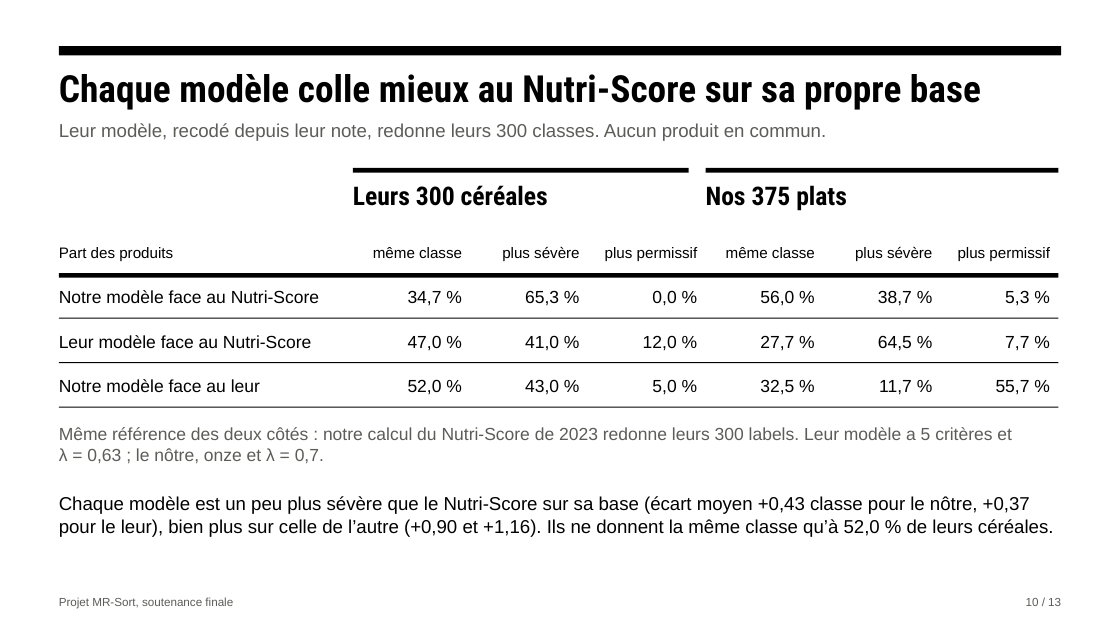
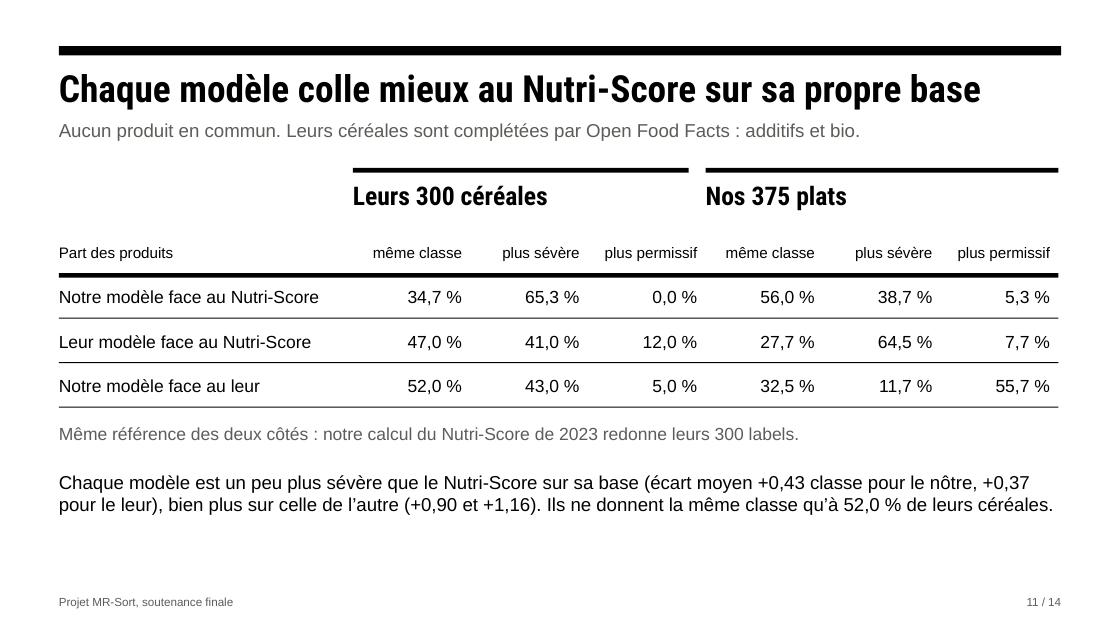
Before and after one commit to Nirrta/nutriscore-mrsort-projet-2026, a slide deck: slide 11 of resultats/slides_soutenance_finale.pptx (slide 10 before the commit). Drawn at 1120x630 pixels with LibreOffice and Linux fonts; fonts in the diff are those of the drawing. Boxes give left, top, right and bottom in pixels: in the first picture for what was removed or moved away, otherwise in the second. Text is boxed around its words. In the diff, an @@ line names an element or a change of style, - is before the commit and + after.

Commit message:
Soutenance : présenter le modèle de l'autre groupe avant de le comparer
- nouvelle slide 10 : leur base (300 céréales), leurs cinq critères en points sur 15 et leurs seuils, la règle des 10 points sur 15, le sens de leurs classes, ce qui manque à leur modèle
- sensDesClassesDeLAutreGroupe : le sens de leurs classes, lu dans leur base
- slide 11 : plus de répétition ; leurs céréales complétées par Open Food Facts
- oral en 14 slides, 14 min 50 ; PDF des slides et de l'oral refaits

```diff
--- a/resultats/slides_soutenance_finale.pptx
+++ b/resultats/slides_soutenance_finale.pptx
@@ text at bbox=[59, 123, 860, 141]: text changed @@
-Leur modèle, recodé depuis leur note, redonne leurs 300 classes. Aucun produit en commun.
+Aucun produit en commun. Leurs céréales sont complétées par Open Food Facts : additifs et bio.
@@ text at bbox=[59, 427, 800, 440]: text changed @@
-Même référence des deux côtés : notre calcul du Nutri-Score de 2023 redonne leurs 300 labels. Leur modèle a 5 critères et λ = 0,63 ; le nôtre, onze et λ = 0,7.
+Même référence des deux côtés : notre calcul du Nutri-Score de 2023 redonne leurs 300 labels.
@@ text "Chaque modèle est un peu ...": place and size @@
-text "Chaque modèle est un peu ..." at bbox=[59, 496, 1054, 537]
+text "Chaque modèle est un peu ..." at bbox=[59, 475, 1054, 515]
@@ text at bbox=[1027, 598, 1061, 606]: text changed @@
-10 / 13
+11 / 14
```
Also in this commit, not shown: 11 other slides changed, 1 slide added, 16 other files.
